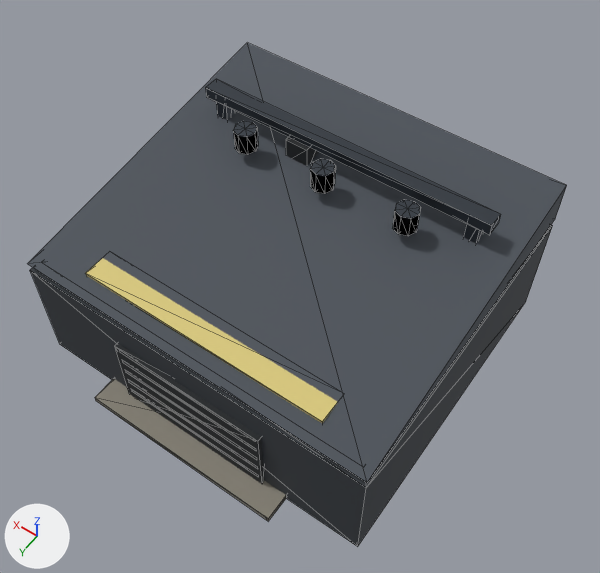
What one commit did to the glTF model assets/models/war_factory.glb.
Before and after are seen from a 50 mm camera at (-7.34, 9.96, 17.53) aimed at (-0.49, 0.37, 2.46). Every picture has the same lights, and +X, +Y and +Z are marked at lower left. The older version comes first. Mesh edges are drawn as thin lines. Vertices at exactly the same position are counted once.

Names of what the first picture shows: 'Body'.
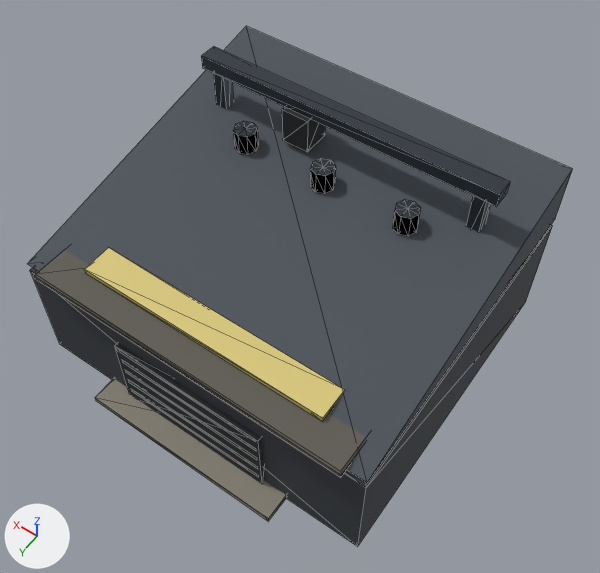
Boxes [x1, y1, x2, y2] around the edits, measured in the pictures (600 x 573 px):
'Body', reshaped
    before: [28, 43, 567, 547]
    after: [28, 26, 573, 547]
part 1 of me_body, added (black)
    after: [282, 107, 325, 152]
part 2 of me_body, added
    after: [466, 196, 490, 233]
part 3 of me_body, added
    after: [213, 73, 234, 109]
part 4 of me_body, added
    after: [201, 47, 510, 207]
part 5 of me_body, deleted
    before: [206, 79, 501, 235]
part 6 of me_body, deleted (black)
    before: [286, 138, 318, 166]
part 7 of me_body, deleted (mostly hidden)
    before: [216, 102, 235, 120]
part 8 of me_body, deleted (mostly hidden)
    before: [464, 224, 483, 243]
part 9 of me_body, built on
    before: [29, 43, 567, 472]
    after: [28, 26, 573, 477]

Edits to the bpy script that builds the scene:
```text
Add mat_concrete_dark:
    mat_concrete_dark = principled_material('Concrete_Dark')
    mat_concrete_dark.base_color = (0.112, 0.105, 0.0862)  # dark grey #5e5b53
    mat_concrete_dark.roughness = 0.8
Change me_body:
    used by ob_body; location = (0.0, 0.0, 0.0)
    remove me_body.from_pydata(...)  # 176 vertices, 280 faces; spans x -4.5..4.5, y -4.25..4.51, z 0.0..4.75
    add me_body.from_pydata(...)  # 204 vertices, 324 faces; spans x -4.5..4.5, y -4.25..4.51, z 0.0..5.67
    me_body part 1: a new loose piece, a box spanning x 0.73..1.43, y -2.33..-1.63, z 4.45..5.35, in mat_dark (black #222629)
    me_body part 2: a new loose piece, a box spanning x -3.57..-3.27, y -2.13..-1.83, z 3.4..5.6, in mat_metal (dark grey #4a5058)
    me_body part 3: a new loose piece, a box spanning x 3.27..3.57, y -2.13..-1.83, z 3.4..5.6, in mat_metal (dark grey #4a5058)
    me_body part 4: a new loose piece, a box spanning x -3.83..3.83, y -2.2..-1.75, z 5.33..5.67, in mat_metal (dark grey #4a5058)
    me_body part 5: the loose piece of 8 vertices spanning x -3.83..3.83, y -2.18..-1.78, z 4.45..4.75 is deleted
    me_body part 6: the loose piece of 8 vertices spanning x 0.78..1.38, y -2.28..-1.68, z 3.75..4.45 is deleted
    me_body part 7: the loose piece of 8 vertices spanning x 3.27..3.57, y -2.13..-1.83, z 3.3..4.7 is deleted
    me_body part 8: the loose piece of 8 vertices spanning x -3.57..-3.27, y -2.13..-1.83, z 3.3..4.7 is deleted
    me_body part 9
    4 vertices are removed from x -3.15..3.62, y -2.43..3.35, z 3.2
    24 faces are deleted
    6 vertices move from x -4.5..4.5, y -4.25..3.35, z 3.2..4.3 to x -4.5..4.5, y -4.25..3.35, z 3.48..4.8
    16 vertices are added at x -4.05..4.05, y -4.05..4.05, z 3.2..3.48
    20 new faces join them, mat_concrete_dark (dark grey #5e5b53)
    24 new faces join them, mat_faction (yellow #d9c87a)
    other edits to the shape of me_body do not show in these pictures
    add me_body.materials.append(mat_concrete_dark)  # dark grey #5e5b53
```
